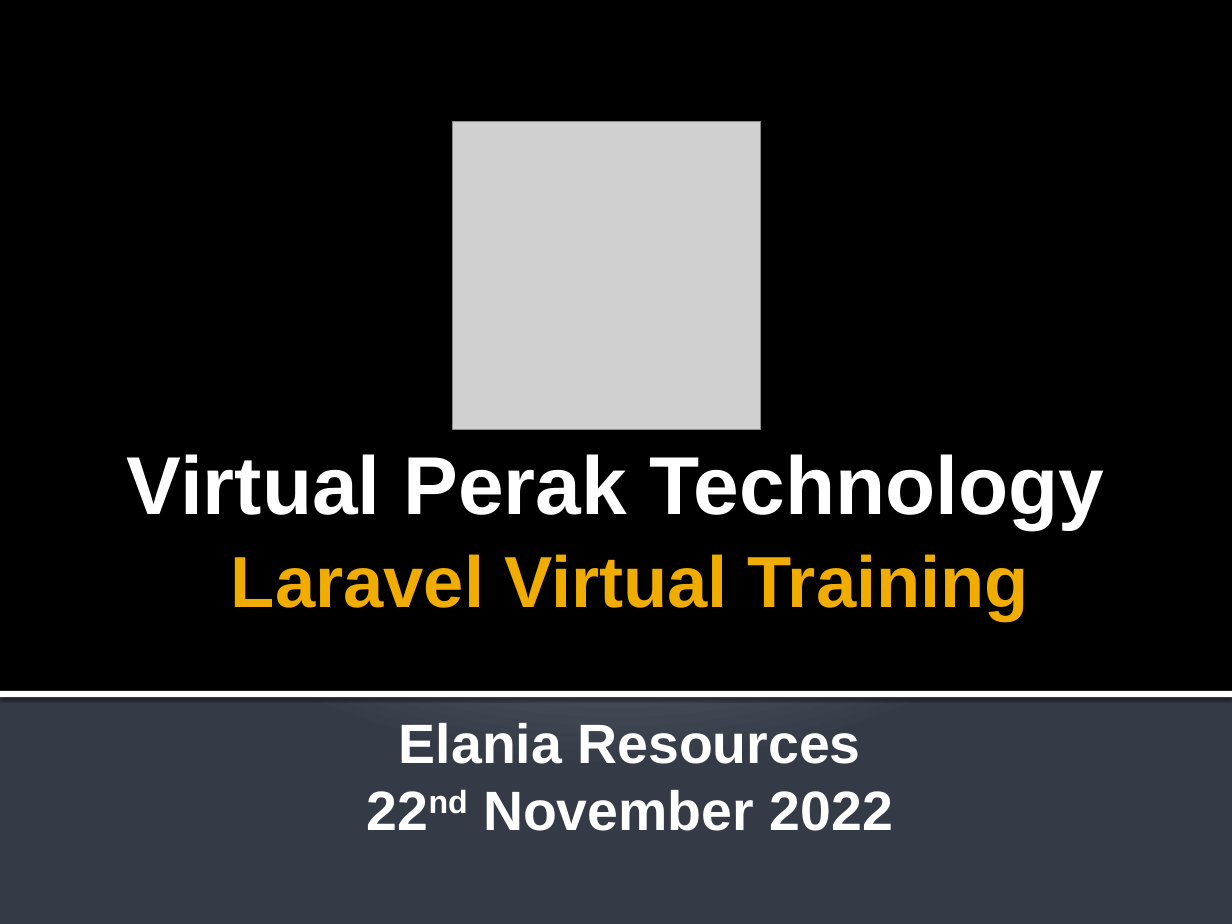
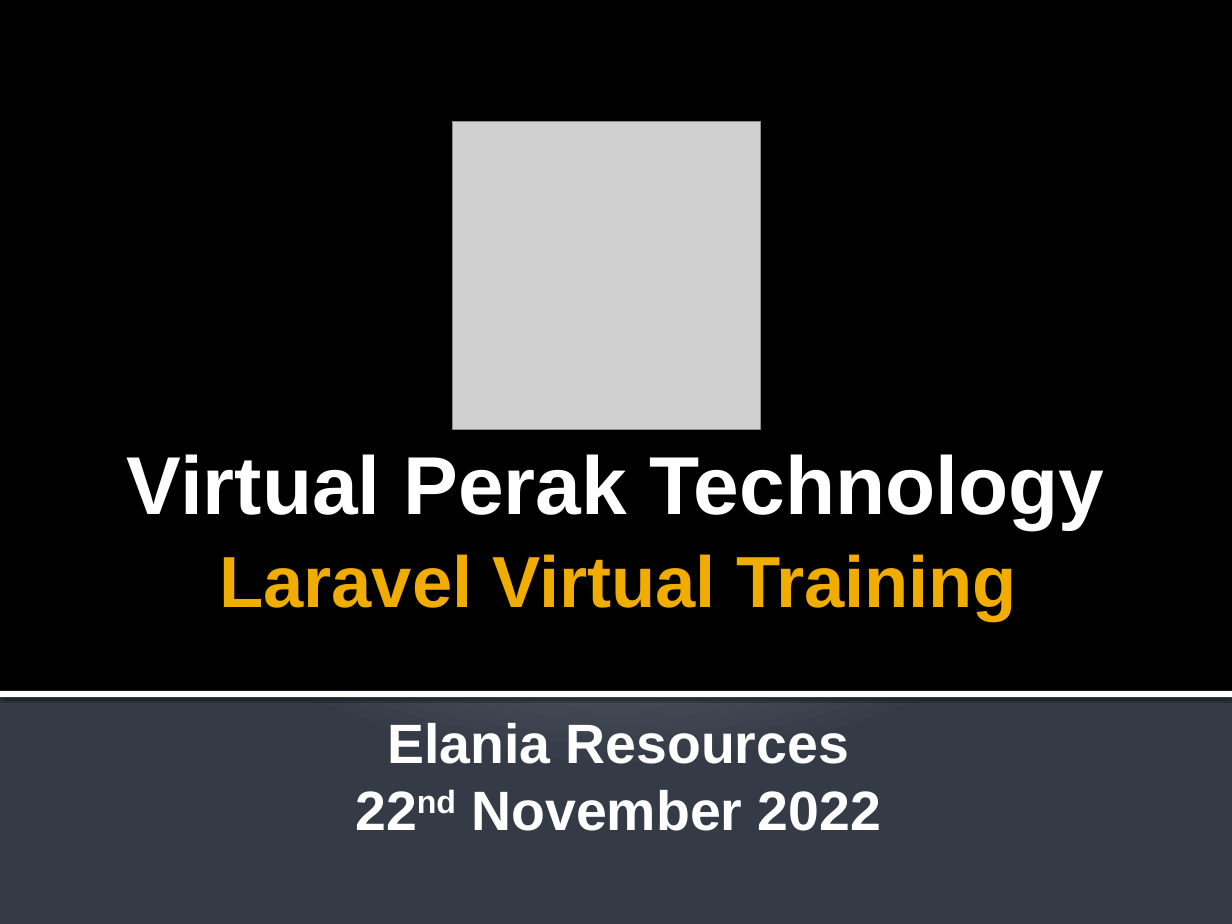
Before and after one commit to peraktechnology/laravel, a slide deck: slide 1 of Laravel Virtual Training.pptx. Drawn at 1232x924 pixels with LibreOffice and Linux fonts; fonts in the diff are those of the drawing; grey boxes stand for pictures. Boxes give left, top, right and bottom in pixels: in the first picture for what was removed or moved away, otherwise in the second. Text is boxed around its words. In the diff, an @@ line names an element or a change of style, - is before the commit and + after.

```diff
--- a/Laravel Virtual Training.pptx
+++ b/Laravel Virtual Training.pptx
@@ title "Laravel Virtual Training Elania Resources ...": place and size @@
-title "Laravel Virtual Training Elania Resources ..." at [231,554,1029,831]
+title "Laravel Virtual Training Elania Resources ..." at [219,554,1017,831]
```
Also in this commit, not shown: 3 other slides changed.
